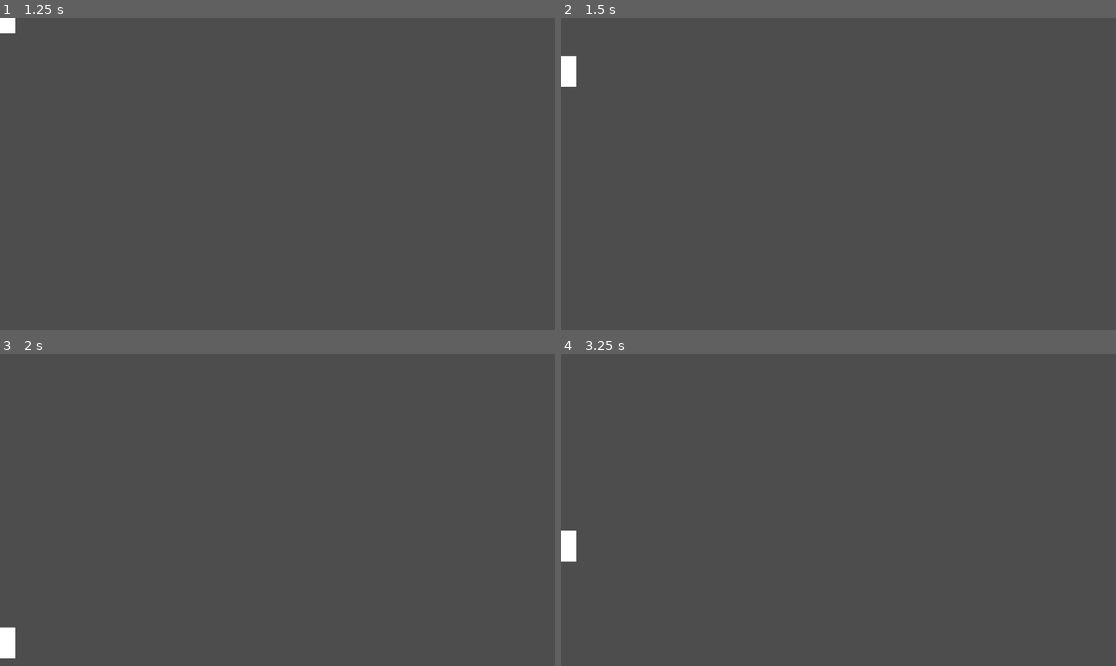
Above: before the commit, frames 1-4 (two rows, left to right).
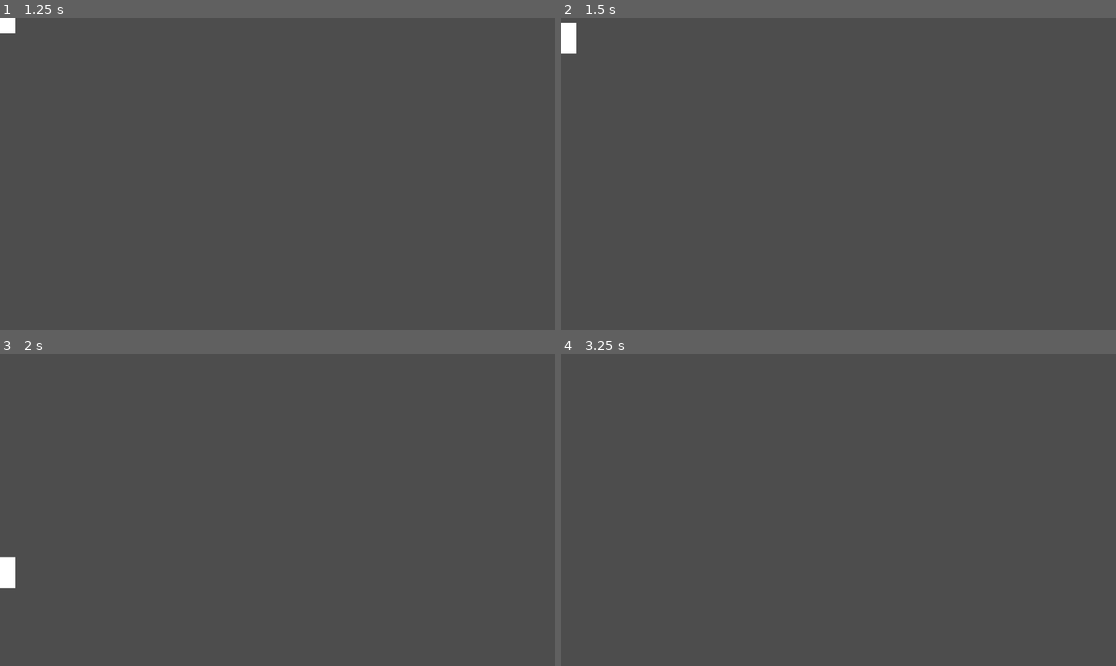
Above: after the commit, the same moments.

Repository: ChrisCee2/20gc4indy500
Game: Godot game, scene res://player.tscn
Two runs of this game, one before a commit and one after it. Both use one fixed random seed, a clock stepped at 60 frames per second and the inputs below.
Inputs:
- Up to frame 1 (1.25 s): tap Enter at 0.5 s; hold D (right) from 0.53 s (still down)
- Up to frame 2 (1.5 s): tap Space at 1.25 s; release D (right) at 1.28 s; hold S (down) from 1.28 s (still down)
- Up to frame 3 (2 s): keep holding S (down)
- Up to frame 4 (3.25 s): release S (down) at 2.03 s; hold D (right) 2.03-2.78 s; tap Enter at 2.75 s; hold W (up) from 2.78 s (still down)

Frame 1 is identical in both runs. In frame 2, 0.6% of the frame differs, in the area x 0-3%, y 1-23%; in frame 3, 0.6%; in frame 4, 0.3%.

Commit message:
GC4-1: Fix torque still applied when not inputing x direction

Diff:
--- a/controllers/move_controller.gd
+++ b/controllers/move_controller.gd
@@ -1,20 +1,38 @@
 class_name MoveController extends Node
 
 @export var rigid_body: RigidBody2D
-@export var speed: float = 1.0
-@export var torque: float = 4.0
+@export var max_acceleration: float = 1.0
+@export var torque: float = 5.0
+@export_range(0, 1) var acceleration_speed: float = 0.1 # How fast it accelerates, using lerp weirdly
 
-var speed_multiplier: float = 10000
+var acceleration_multiplier: float = 10000
 var torque_multiplier: float = 10000
 var torque_direction: float = 1
+
+var current_acceleration: float = 0
 
 func update(direction: Vector2) -> void:
 	if rigid_body == null:
 		return
 	var forward_direction: Vector2 = rigid_body.global_transform.y
-	rigid_body.apply_central_force(forward_direction * direction.y * speed * speed_multiplier * rigid_body.mass)
-	if rigid_body.linear_velocity.length() >= 200:
+	current_acceleration = lerpf(
+		current_acceleration,
+		get_desired_acceleration(direction.y),
+		acceleration_speed
+	)
+	rigid_body.apply_central_force(
+		forward_direction * current_acceleration * acceleration_multiplier * rigid_body.mass
+	)
+	if rigid_body.linear_velocity.length() >= 200 and direction.x != 0:
 		# Consider scaling torque to current velocity instead of this value
 		if direction.y != 0:
 			torque_direction = direction.x if direction.y < 0 else -direction.x
-		rigid_body.apply_torque(torque_direction * torque * torque_multiplier * rigid_body.mass)
+		rigid_body.apply_torque(
+			torque_direction * torque * torque_multiplier * rigid_body.mass
+		)
+
+
+func get_desired_acceleration(direction_y: float) -> float:
+	if direction_y == 0:
+		return 0.0
+	return max_acceleration if direction_y > 0 else -max_acceleration
